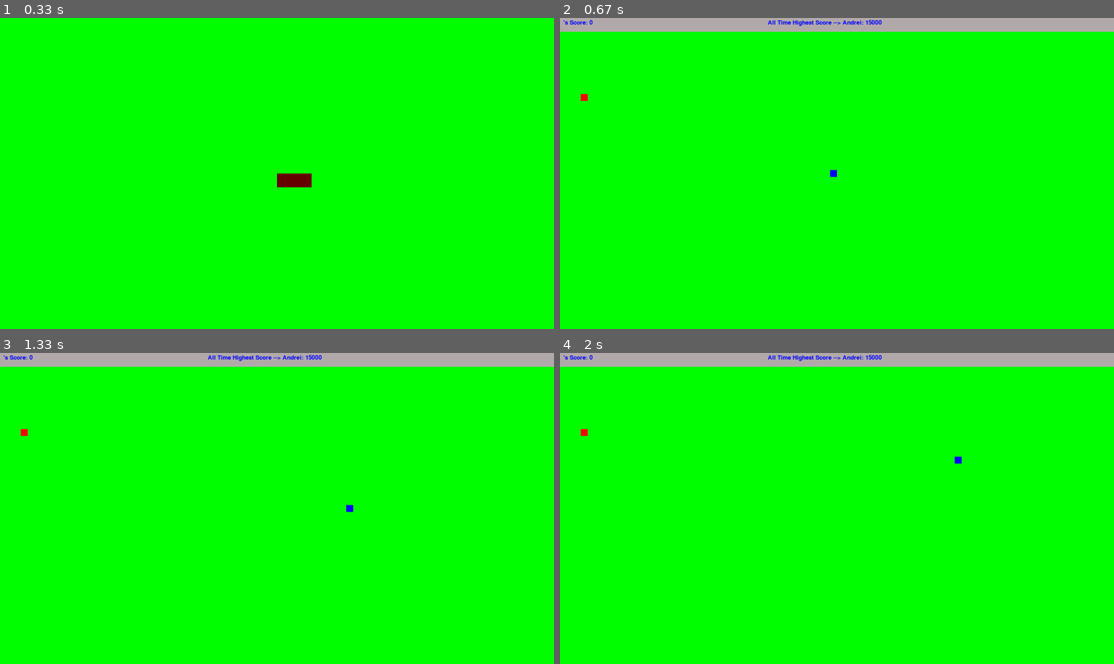
Above: before the commit, frames 1-4 (two rows, left to right).
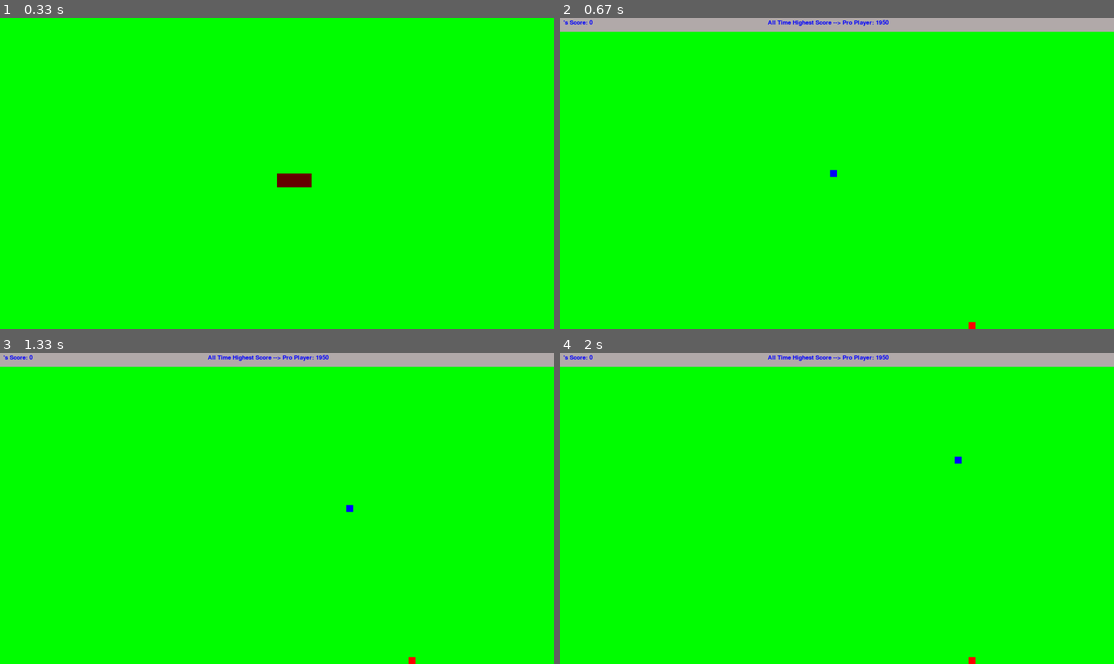
Above: after the commit, the same moments.

Repository: xAdrianCx/PYGAME---SNAKE
Game: pygame game, started from main.py
The game is run twice, just before and just after one commit, with the same random seed, the same clock (stepped at 60 frames per second) and the same inputs.
Inputs:
- Up to frame 1 (0.33 s): no input
- Up to frame 2 (0.67 s): tap Enter at 0.33 s
- Up to frame 3 (1.33 s): hold Right 0.67-1.13 s
- Up to frame 4 (2 s): hold Up 1.33-1.63 s; hold Right from 1.67 s (still down)

Frame 1 is identical in both runs. In frame 2, 0.1% of the frame differs, in the area x 3-75%, y 0-100%; in frame 3, 0.1%; in frame 4, 0.1%.

Commit message:
Reworked score ranking. If current player beats the highest score, it shows that on top of the screen.

Diff:
--- a/bait.py
+++ b/bait.py
@@ -2,7 +2,7 @@
 import random
 
 
-class Bait():
+class Bait:
     """A class to model a bait."""
     def __init__(self, gs, screen, sb):
         """Initialize class attributes."""
@@ -13,11 +13,12 @@
         self.rect = pygame.Rect(0, 0, self.gs.bait_size, self.gs.bait_size)
         self.update(sb)
 
-
     def update(self, sb):
         """Update the position of the bait."""
         self.rect.right = random.randint(1, (self.screen_rect.right / self.gs.bait_size)) * self.gs.bait_size
-        self.rect.top = random.randint(sb.rect_background.bottom / 20, (self.screen_rect.bottom - self.gs.bait_size) / self.gs.bait_size) * self.gs.bait_size
+        self.rect.top = random.randint(sb.rect_background.bottom / 20,
+                                       (self.screen_rect.bottom - self.gs.bait_size) /
+                                       self.gs.bait_size) * self.gs.bait_size
 
     def draw_bait(self):
         """Draw the bait to the screen."""
--- a/game_functions.py
+++ b/game_functions.py
@@ -1,4 +1,6 @@
 import pygame
+import os
+import json
 
 
 def check_key_pressed(snake, pnb):
@@ -27,7 +29,7 @@
                 pnb.active = True
 
 
-def update_snake_length(gs, snake, bait, sb):
+def update_snake_length(gs, snake, bait, sb, pnb):
     """ If collision, update the snake length."""
     if snake.rect.colliderect(bait.rect):
         gs.snake_length += 1
@@ -36,10 +38,25 @@
         # Increase game speed.
         if sb.score > 0 and sb.score % 500 == 0:
             gs.game_speed += 1
+        if sb.score > sb.highest_score:
+            cwd = os.getcwd()
+            os.chdir(cwd)
+            with open("scoreboard.json", "r+") as file:
+                data = json.load(file)
+                best_player = {}
+                name = pnb.player_name_list[0]
+                high_score = sb.score
+                best_player[name] = high_score
+                data.update(best_player)
+                file.seek(0)
+                json.dump(data, file)
+                sb.high_score_name = name
+                sb.highest_score = high_score
         bait.update(sb)
 
+
 def draw_screen(gs, screen, clock, snake, bait, sb, pnb):
-    """ Draw eveything to screen."""
+    """ Draw everything to screen."""
 
     if len(pnb.player_name_list) <= 0:
         screen.fill(gs.bg_color)
--- a/game_stats.py
+++ b/game_stats.py
@@ -2,7 +2,8 @@
 import pygame
 import os
 
-class Player_Name_Box():
+
+class PlayerNameBox:
     """ Store the game stats."""
     def __init__(self, screen):
         """ Initialize the stats."""
@@ -15,7 +16,8 @@
         self.width = 200
         self.height = 40
         # Create a box for users to provide their name.
-        self.player_name_box = pygame.Rect(self.screen_rect.right // 2, self.screen_rect.bottom // 2, self.width, self.height)
+        self.player_name_box = pygame.Rect(self.screen_rect.right // 2, self.screen_rect.bottom // 2,
+                                           self.width, self.height)
         # Set an active color for the box(after player clicks into the box).
         self.active_color = pygame.Color(153, 255, 255)
         # Set a passive color of the box.
@@ -23,10 +25,7 @@
         # Set an active flag.
         self.active = False
         self.color = None
-        if self.active == True:
-            self.color = self.active_color
-        else:
-            self.color = self.passive_color
+        self.color = self.active_color if self.active else self.passive_color
 
     def draw_player_name_box(self):
         """ Draw the player name box to the screen."""
@@ -37,7 +36,7 @@
         pygame.display.flip()
 
 
-class Scoreboard():
+class Scoreboard:
     """ A class to model a scoreboard."""
     def __init__(self, gs, screen):
         self.gs = gs
@@ -47,18 +46,19 @@
         self.score_color = (179, 171, 171)
         self.rect_background = pygame.Rect(0, 0, self.screen_rect.right, 40)
         self.rect_background.top = self.screen_rect.top
-
-    def draw_score(self, pnb):
         cwd = os.getcwd()
         os.chdir(cwd)
         with open("scoreboard.json", "r+") as data_file:
             data = json.load(data_file)
-        highscore_name = max(data, key=data.get)
-        highest_score = max(data.values())
-        # Create a highscore font object.
-        highscore_msg_font = pygame.font.SysFont("Comic Sans", 25)
-        highscore_msg = f"All Time Highest Score --> {highscore_name.title()}: {highest_score}"
-        highscore_img = highscore_msg_font.render(highscore_msg, True, "BLUE")
+        self.high_score_name = max(data, key=data.get)
+        self.highest_score = max(data.values())
+
+    def draw_score(self, pnb):
+        """ Draw the score to the screen."""
+        # Create a high score font object.
+        high_score_msg_font = pygame.font.SysFont("Comic Sans", 25)
+        high_score_msg = f"All Time Highest Score --> {self.high_score_name.title()}: {self.highest_score}"
+        high_score_img = high_score_msg_font.render(high_score_msg, True, "BLUE")
         # Create a score font object.
         score_msg_font = pygame.font.SysFont("Comic Sans", 25)
         score_msg = f"{pnb.player_name_list[0]}'s Score: {self.score}"
@@ -66,4 +66,4 @@
         # Draw everything to the screen.
         pygame.draw.rect(self.screen, self.score_color, self.rect_background)
         self.screen.blit(score_img, (10, 5))
-        self.screen.blit(highscore_img, ((self.screen_rect.right // 2) - 200, 5))
+        self.screen.blit(high_score_img, ((self.screen_rect.right // 2) - 200, 5))
--- a/main.py
+++ b/main.py
@@ -1,10 +1,10 @@
 import pygame
 from pygame import time
-from settings import Game_Settings
+from settings import GameSettings
 from snake import Snake
 from bait import Bait
 import game_functions as gf
-from game_stats import Scoreboard, Player_Name_Box
+from game_stats import Scoreboard, PlayerNameBox
 
 
 def run_game():
@@ -16,15 +16,18 @@
     clock = time.Clock()
 
     # Initialize Game_Settings.
-    gs = Game_Settings()
+    gs = GameSettings()
 
     # Create a screen.
-    screen = pygame.display.set_mode((gs.screen_width, gs.scrren_height))
+    screen = pygame.display.set_mode((gs.screen_width, gs.screen_height))
     pygame.display.set_caption("Snake Game")
     screen.fill(gs.bg_color)
 
     # Instantiate the snake.
     snake = Snake(gs, screen)
+
+    # Initialize a player name box.
+    pnb = PlayerNameBox(screen)
 
     # Initialize the scoreboard.
     sb = Scoreboard(gs, screen)
@@ -32,14 +35,11 @@
     # Instantiate the bait.
     bait = Bait(gs, screen, sb)
 
-    # Initialize a player name box.
-    pnb = Player_Name_Box(screen)
-
     # Main loop.
     while True:
         gf.check_key_pressed(snake, pnb)
         gf.draw_screen(gs, screen, clock, snake, bait, sb, pnb)
-        gf.update_snake_length(gs, snake, bait, sb)
+        gf.update_snake_length(gs, snake, bait, sb, pnb)
 
 
 run_game()
--- a/scoreboard.json
+++ b/scoreboard.json
@@ -1 +1 @@
-{"Pr0phet": 3750, "Andrei":  15000}
+{"Pr0phet": 100, "Andrei": 50, "Ady": 350, "GIGI": 1000, "Pro Player": 1950}
--- a/settings.py
+++ b/settings.py
@@ -1,11 +1,11 @@
 
 
-class Game_Settings():
+class GameSettings:
     """A class that keeps game settings."""
 
     # Screen settings.
     screen_width = 1600
-    scrren_height = 900
+    screen_height = 900
     bg_color = (0, 255, 0)
 
     # Snake settings.
--- a/snake.py
+++ b/snake.py
@@ -1,7 +1,7 @@
 import pygame
 
 
-class Snake():
+class Snake:
     """A class that models a snake"""
 
     def __init__(self, gs, screen):
@@ -14,13 +14,13 @@
         # Position the snake in the middle of the screen.
         self.rect.center = (self.screen_rect.centerx - (self.gs.snake_head / 2), self.screen_rect.centery)
 
-
         # Get the pressed key.
         self.key_pressed = None
 
     def update(self, sb):
         """A method that updates the snake position."""
-        if self.key_pressed == pygame.K_UP and self.rect.top >= self.screen_rect.top + sb.rect_background.bottom + self.gs.snake_head:
+        if self.key_pressed == pygame.K_UP and self.rect.top >= self.screen_rect.top + \
+                sb.rect_background.bottom + self.gs.snake_head:
             self.rect.top -= self.gs.snake_speed
         if self.key_pressed == pygame.K_DOWN and self.rect.bottom <= self.screen_rect.bottom - self.gs.snake_head:
             self.rect.bottom += self.gs.snake_speed
